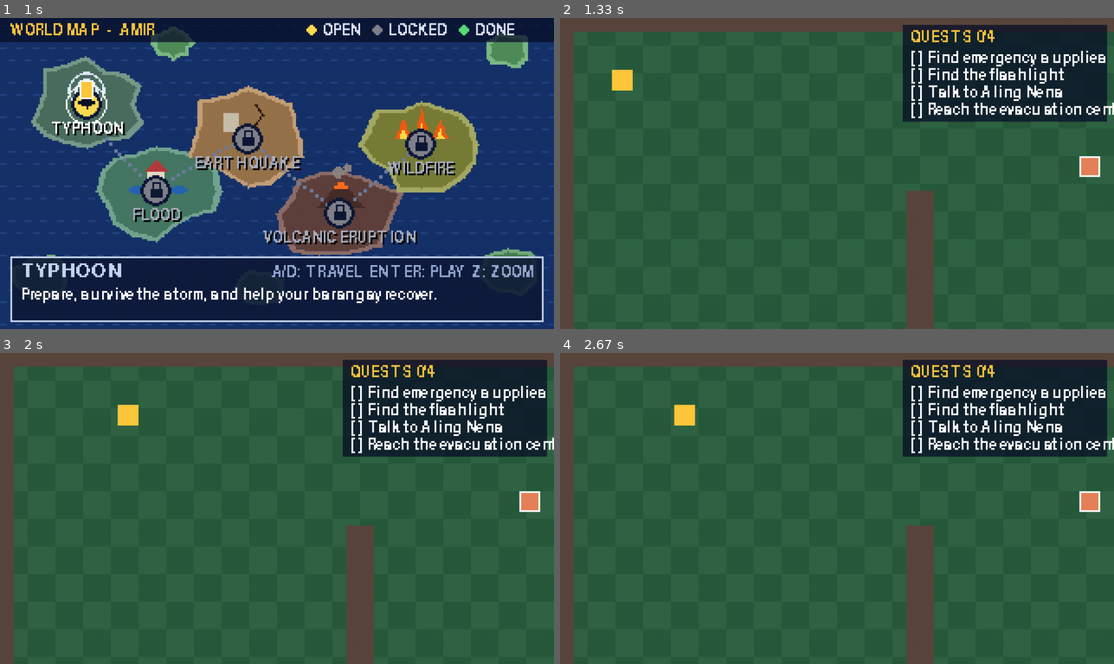
Above: before the commit, frames 1-4 (two rows, left to right).
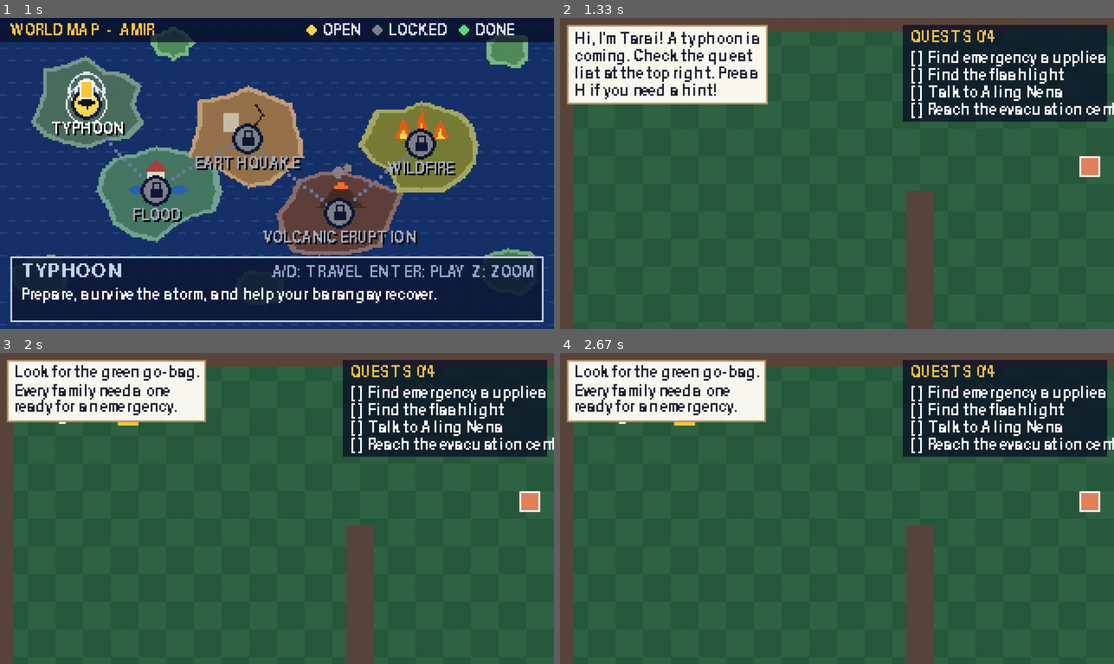
Above: after the commit, the same moments.

Repository: JayEL-01/BayanSafe
Game: pygame game, started from main.py
Two runs of this game, one before a commit and one after it. Both use one fixed random seed, a clock stepped at 60 frames per second and the inputs below.
Inputs (mouse positions are in pixels of both pictures, inside the frame that each line leads up to):
- Up to frame 1 (1 s): click (277, 173) at 0.38 s; tap Enter at 0.67 s
- Up to frame 2 (1.33 s): tap Enter at 1 s
- Up to frame 3 (2 s): hold H 1.33-1.8 s; hold Right 1.33-1.8 s; hold Right from 1.83 s (still down); move the mouse to (332, 576) at 1.87 s
- Up to frame 4 (2.67 s): release Right at 2.3 s; hold Left from 2.33 s (still down)

Frame 1 is identical in both runs. In frame 2, 9.3% of the frame differs, in the area x 1-38%, y 2-28%; in frame 3, 7.3%; in frame 4, 7.3%.

Commit message:
added a mascot and interaction

Diff:
--- /dev/null
+++ b/data/mascot.json
@@ -0,0 +1,4 @@
+{
+  "name": "Tarsi",
+  "color": [190, 150, 100]
+}
--- a/data/stages/typhoon.json
+++ b/data/stages/typhoon.json
@@ -27,5 +27,13 @@
     {"id": "talk_nena", "title": "Talk to Aling Nena", "type": "talk", "target": "aling_nena"},
     {"id": "evac", "title": "Reach the evacuation center", "type": "reach", "target": "evac_center"}
   ],
-  "mascot_hint": "Talk to people and collect supplies. Check the checklist at the top right!"
+   "mascot": {
+    "intro": "Hi, I'm Tarsi! A typhoon is coming. Check the quest list at the top right. Press H if you need a hint!",
+    "quests": {
+      "supplies": "Look for the green go-bag. Every family needs one ready for an emergency.",
+      "flashlight": "A flashlight is important when the power goes out. Look for the yellow item.",
+      "talk_nena": "Aling Nena needs help. Walk up to the orange person and press E.",
+      "evac": "Head to the blue Evacuation Center in the bottom-right corner."
+    }
+  }
 }
--- /dev/null
+++ b/src/entities/mascot.py
@@ -0,0 +1,91 @@
+import math
+
+import pygame
+
+from src.core import settings
+from src.utils.helpers import wrap_text
+
+
+class Mascot:
+    IDLE_DELAY = 20  # seconds without progress before it offers a hint
+
+    def __init__(self, config, stage_hints, events, quests, font, start):
+        self.name = config["name"]
+        self.color = tuple(config["color"])
+        self.hints = stage_hints
+        self.quests = quests
+        self.font = font
+
+        self.pos = pygame.Vector2(start)
+        self.rect = pygame.Rect(0, 0, 10, 10)
+        self.rect.center = start
+        self.time = 0.0
+        self.idle_timer = 0.0
+        self.bubble = ""
+        self.bubble_timer = 0.0
+
+        events.subscribe("quest_completed", self.on_quest_completed)
+        events.subscribe("item_collected", self.on_progress)
+        self.say(stage_hints["intro"], 7)
+
+    # ---------- speech ----------
+    def say(self, text, seconds=5):
+        self.bubble = text
+        self.bubble_timer = seconds
+        self.idle_timer = 0.0
+
+    def next_hint(self):
+        for q in self.quests.quests:
+            if not q["done"]:
+                return self.hints["quests"].get(q["id"], q["title"])
+        return "All done! Head back to the world map."
+
+    def ask_hint(self):
+        self.say(self.next_hint(), 6)
+
+    # ---------- event reactions ----------
+    def on_progress(self, **_):
+        self.idle_timer = 0.0
+
+    def on_quest_completed(self, **_):
+        if self.quests.all_done():
+            self.say("We did it! Great job staying safe!", 5)
+        else:
+            self.say("Nice work! " + self.next_hint(), 6)
+
+    # ---------- update / draw ----------
+    def update(self, dt, player_rect):
+        self.time += dt
+
+        # Glide toward a spot behind-left of the player.
+        target = pygame.Vector2(player_rect.centerx - 16, player_rect.centery - 4)
+        self.pos += (target - self.pos) * min(1.0, 5 * dt)
+        self.rect.center = (round(self.pos.x), round(self.pos.y))
+
+        if self.bubble_timer > 0:
+            self.bubble_timer -= dt
+        self.idle_timer += dt
+        if self.idle_timer > self.IDLE_DELAY:
+            self.say(self.next_hint(), 6)
+
+    def draw(self, surface, camera, show_bubble=True):
+        bob = int(math.sin(self.time * 4) * 1.5)
+        r = camera.apply(self.rect.move(0, bob))
+
+        pygame.draw.ellipse(surface, self.color, r)
+        pygame.draw.ellipse(surface, (255, 255, 255), r, 1)
+        for ex in (r.x + 3, r.x + 7):  # big round eyes
+            pygame.draw.circle(surface, (255, 255, 255), (ex, r.y + 4), 2)
+            pygame.draw.circle(surface, (0, 0, 0), (ex, r.y + 4), 1)
+
+        if self.bubble_timer > 0 and show_bubble:
+            lines = wrap_text(self.bubble, self.font, 110)[:4]
+            w = max(self.font.size(line)[0] for line in lines) + 8
+            h = len(lines) * 10 + 6
+            x = max(4, min(r.centerx - w // 2, settings.INTERNAL_WIDTH - w - 4))
+            y = max(4, r.y - h - 4)
+            box = pygame.Rect(x, y, w, h)
+            pygame.draw.rect(surface, (250, 250, 240), box)
+            pygame.draw.rect(surface, self.color, box, 1)
+            for i, line in enumerate(lines):
+                surface.blit(self.font.render(line, False, (30, 30, 50)), (x + 4, y + 3 + i * 10))
--- /dev/null
+++ b/src/entities/npc.py
@@ -0,0 +1,23 @@
+import pygame
+
+
+class NPC:
+    def __init__(self, data):
+        self.id = data["id"]
+        self.name = data["name"]
+        self.rect = pygame.Rect(data["pos"][0], data["pos"][1], 12, 12)
+        self.color = tuple(data["color"])
+        self.dialogue = data["dialogue"]
+        self.after_dialogue = data.get("after_dialogue", data["dialogue"])
+        self.talked = False
+
+    def get_lines(self):
+        return self.after_dialogue if self.talked else self.dialogue
+
+    def is_near(self, player_rect, distance=10):
+        return player_rect.inflate(distance * 2, distance * 2).colliderect(self.rect)
+
+    def draw(self, surface, camera):
+        r = camera.apply(self.rect)
+        pygame.draw.rect(surface, self.color, r)
+        pygame.draw.rect(surface, (255, 255, 255), r, 1)
--- a/src/states/big_map.py
+++ b/src/states/big_map.py
@@ -1,5 +1,7 @@
 import pygame
 
+from src.entities.mascot import Mascot
+from src.entities.npc import NPC
 from src.core import settings
 from src.core.event_bus import EventBus
 from src.entities.player import Player
@@ -32,8 +34,7 @@
         self.player.color = tuple(character["color"])
         self.camera = Camera(w, h)
 
-        self.npcs = [
-            {**n, "rect": pygame.Rect(n["pos"][0], n["pos"][1], 12, 12), "talked": False}
+        self.npcs = [NPC(n) for n in self.data["npcs"]
             for n in self.data["npcs"]
         ]
         self.items = [
@@ -46,6 +47,11 @@
         self.quests = QuestSystem(self.data["quests"], self.events)
         self.events.subscribe("quest_completed", self.on_quest_completed)
         self.dialogue = DialogueBox(self.font)
+        mascot_config = load_json("data/mascot.json")
+        self.mascot = Mascot(
+            mascot_config, self.data["mascot"], self.events,
+            self.quests, self.font, self.player.rect.center,
+        )
 
         self.toast = ""
         self.toast_timer = 0.0
@@ -58,22 +64,21 @@
         self.toast_timer = 3.0
 
     def nearby_npc(self):
-        reach = self.player.rect.inflate(20, 20)
         for npc in self.npcs:
-            if reach.colliderect(npc["rect"]):
+            if npc.is_near(self.player.rect):
                 return npc
         return None
 
     def talk(self, npc):
-        lines = npc["after_dialogue"] if npc["talked"] else npc["dialogue"]
-        first_time = not npc["talked"]
-        npc["talked"] = True
+        lines = npc.get_lines()
+        first_time = not npc.talked
+        npc.talked = True
 
         def finish():
             if first_time:
-                self.events.emit("npc_talked", npc_id=npc["id"])
+                self.events.emit("npc_talked", npc_id=npc.id)
 
-        self.dialogue.open(npc["name"], lines, finish)
+        self.dialogue.open(npc.name, lines, finish)
 
     def handle_event(self, event):
         if event.type != pygame.KEYDOWN:
@@ -88,7 +93,8 @@
             npc = self.nearby_npc()
             if npc:
                 self.talk(npc)
-
+        elif event.key == pygame.K_h:
+            self.mascot.ask_hint()
     # ---------- update ----------
     def update(self, dt):
         self.dialogue.update(dt)
@@ -98,6 +104,7 @@
         if self.finished:
             self.finish_timer -= dt
             if self.finish_timer <= 0:
+                self.mascot.update(dt, self.player.rect)
                 self.game.session.complete_stage(self.stage_id)
                 self.game.state_manager.pop()
             return
@@ -149,15 +156,14 @@
             pygame.draw.rect(surface, (255, 255, 255), cam.apply(item["rect"]), 1)
 
         for npc in self.npcs:
-            r = cam.apply(npc["rect"])
-            pygame.draw.rect(surface, tuple(npc["color"]), r)
-            pygame.draw.rect(surface, (255, 255, 255), r, 1)
+            npc.draw(surface, cam)
 
         self.player.draw(surface, cam)
+        self.mascot.draw(surface, cam, show_bubble=not self.dialogue.active)
 
         npc = self.nearby_npc()
         if npc and not self.dialogue.active:
-            r = cam.apply(npc["rect"])
+            r = cam.apply(npc.rect)
             tip = self.font.render("E: TALK", False, (255, 255, 120))
             surface.blit(tip, tip.get_rect(midbottom=(r.centerx, r.y - 2)))
 
